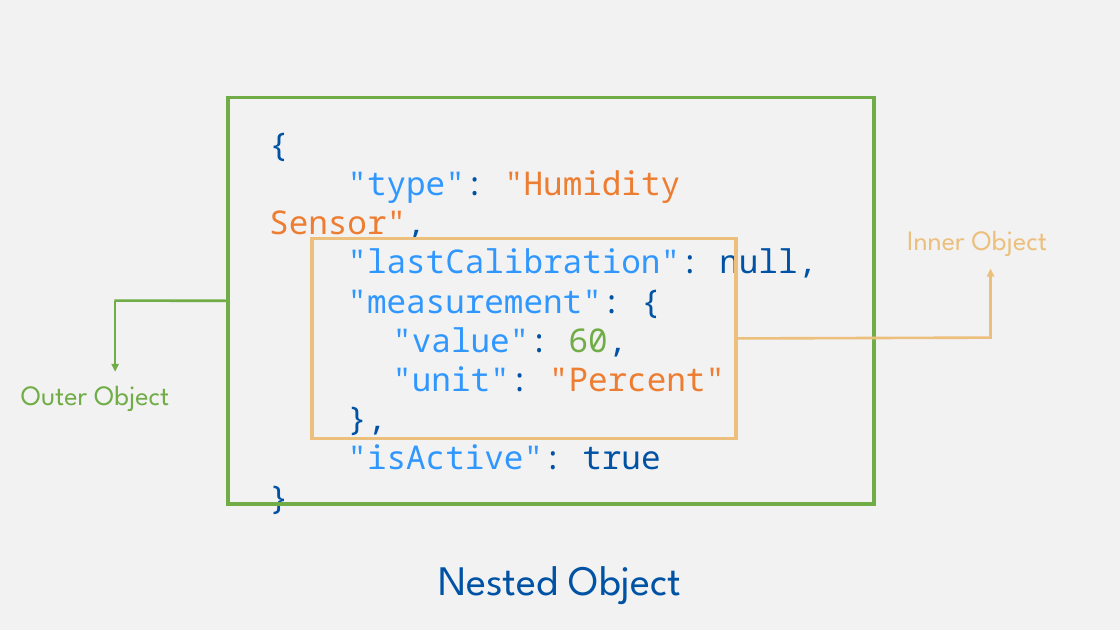
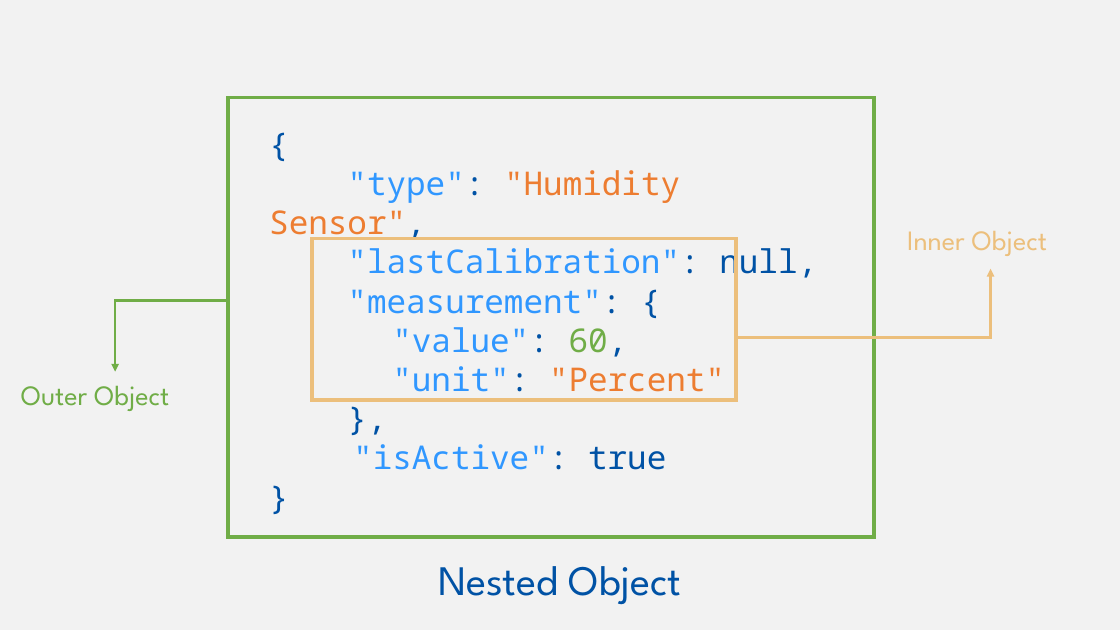
Before and after one commit to w3c/wot-cg, a slide deck: slide 5 of Tutorials/whatiswot/4-JSON_in_Practice/4-JSON_in_Practice.pptx. Drawn at 1120x630 pixels with LibreOffice and Linux fonts; fonts in the diff are those of the drawing. Boxes give left, top, right and bottom in pixels: in the first picture for what was removed or moved away, otherwise in the second. Text is boxed around its words. In the diff, an @@ line names an element or a change of style, - is before the commit and + after.

```diff
--- a/Tutorials/whatiswot/4-JSON_in_Practice/4-JSON_in_Practice.pptx
+++ b/Tutorials/whatiswot/4-JSON_in_Practice/4-JSON_in_Practice.pptx
@@ rectangle: place and size @@
-rectangle at box(228, 97, 874, 504)
+rectangle at box(228, 97, 874, 537)
@@ rectangle: place and size @@
-rectangle at box(312, 239, 736, 439)
+rectangle at box(312, 239, 736, 400)
```
Also in this commit, not shown: 3 other slides changed.
